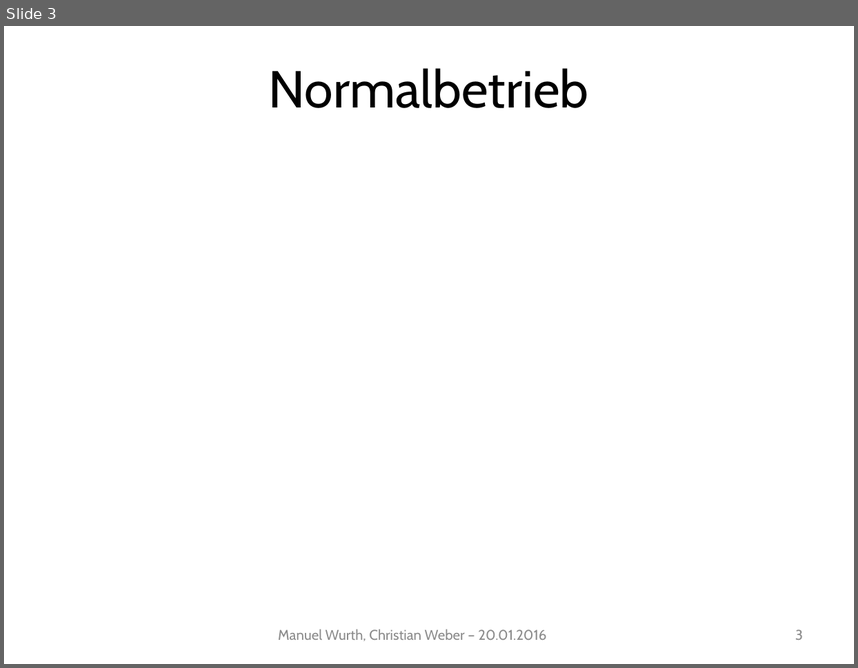
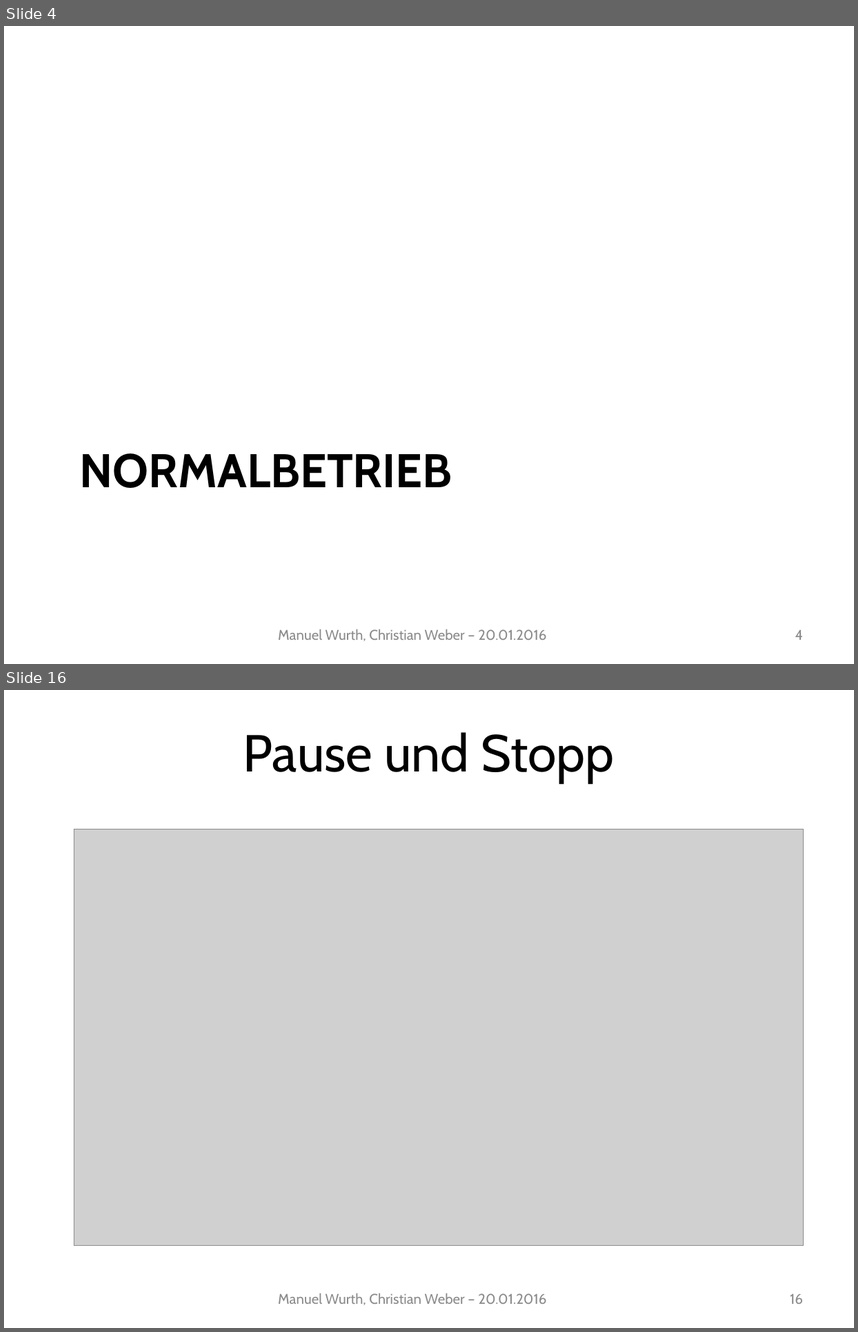
Before and after one commit to Mudvayne/FischertechnikSimulator, a slide deck: Documentation/Präsentation/Präsentation.pptx. Shown one above the other, each under a label of ours: slide 3 before the commit, slides 4 and 16 after it; the slides between them are not shown. The pictures are 858x668 and 858x1332 pixels, drawn with LibreOffice and Linux fonts; fonts in the diff are those of the drawing; grey boxes stand for pictures; background and template pictures are left out. Boxes give left, top, right and bottom in pixels: in the first picture for what was removed or moved away, otherwise in the second. Text is boxed around its words. In the diff, an @@ line names an element or a change of style, - is before the commit and + after.

```diff
--- a/Documentation/Präsentation/Präsentation.pptx
+++ b/Documentation/Präsentation/Präsentation.pptx
@@ slide 16 added at (4,690,854,1328), background #FFFFFF @@
@@ title added at (243,732,614,782), 44 pt, text #000000 @@
+Pause und Stopp
@@ picture added at (74,829,804,1245) @@
@@ text added at (278,1292,546,1305), 12 pt, text #8C8C8C @@
+Manuel Wurth, Christian Weber – 20.01.2016
@@ page number added at (790,1293,803,1303), 12 pt, text #8C8C8C @@
+16
@@ what was slide 3 is now slide 4 @@
@@ slide 4 changed as well @@
@@ title at (79,453,452,488): text changed; size 44 to 40 pt; bold on @@
-Normalbetrieb
+NORMALBETRIEB
@@ page number at (795,629,803,639): text changed @@
-3
+4
```
Also in this commit, not shown: 14 other slides added, 2 other files.
